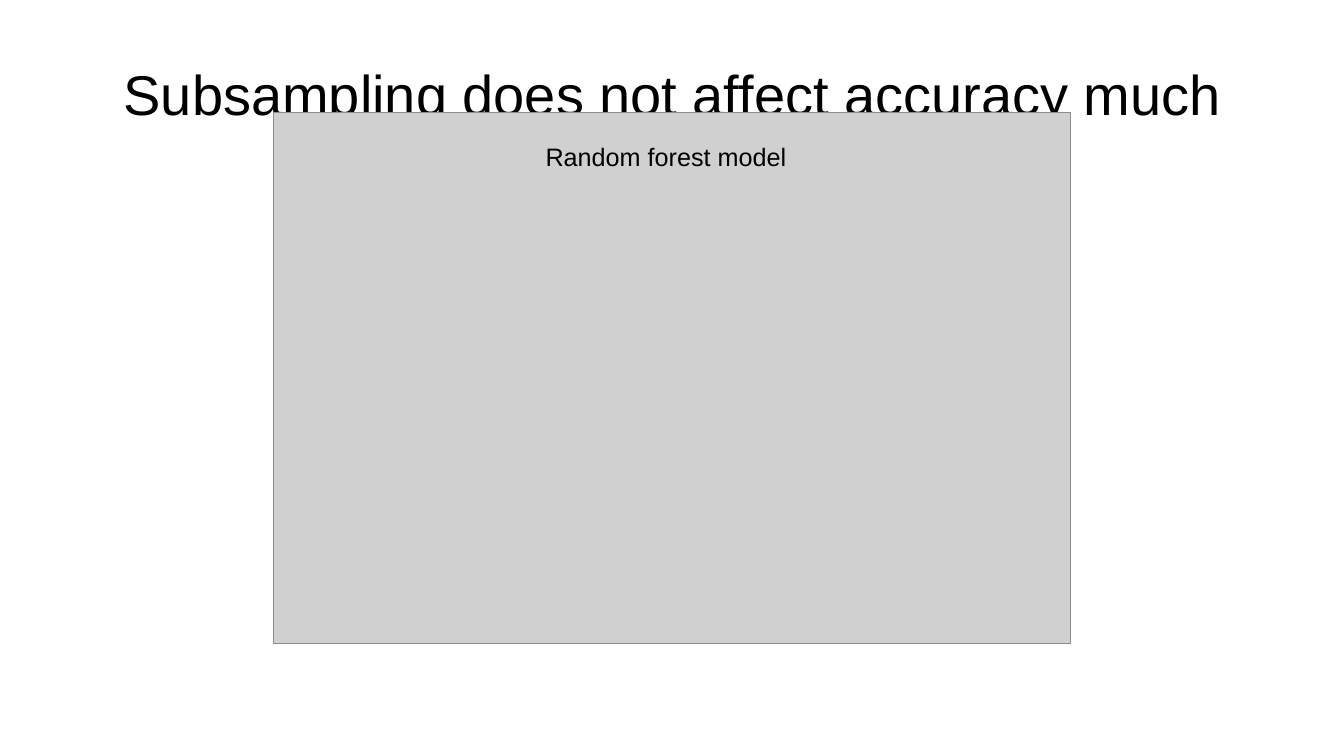
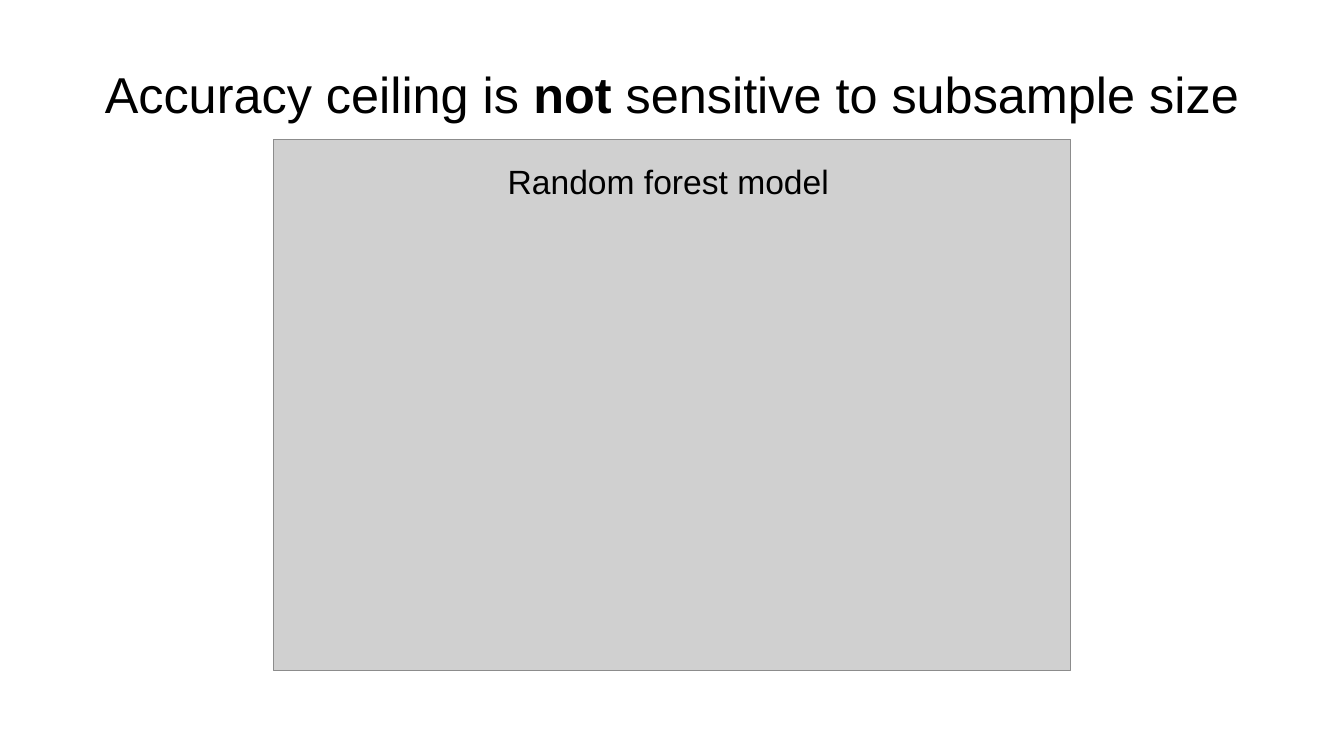
Before and after one commit to AlbertVong/Mat-Hack-2023, a slide deck: slide 6 of powerpoint_slides/final_presentation_av.pptx. Drawn at 1344x756 pixels with LibreOffice and Linux fonts; fonts in the diff are those of the drawing; grey boxes stand for pictures; background and template pictures are left out. Boxes give left, top, right and bottom in pixels: in the first picture for what was removed or moved away, otherwise in the second. Text is boxed around its words. In the diff, an @@ line names an element or a change of style, - is before the commit and + after.

```diff
--- a/powerpoint_slides/final_presentation_av.pptx
+++ b/powerpoint_slides/final_presentation_av.pptx
@@ title at bbox=[105, 76, 1239, 123]: text changed; size 40 to 36 pt @@
-Subsampling does not affect accuracy much
+Accuracy ceiling is not sensitive to subsample size
@@ picture: place and size @@
-picture at bbox=[273, 112, 1071, 644]
+picture at bbox=[273, 139, 1071, 671]
@@ text "Random forest model": place and size @@
-text "Random forest model" at bbox=[546, 147, 787, 167]
+text "Random forest model" at bbox=[508, 169, 829, 195]
@@ text "Random forest model" at bbox=[508, 169, 829, 195]: size 18 to 24 pt @@
```
Also in this commit, not shown: 4 other slides changed.
